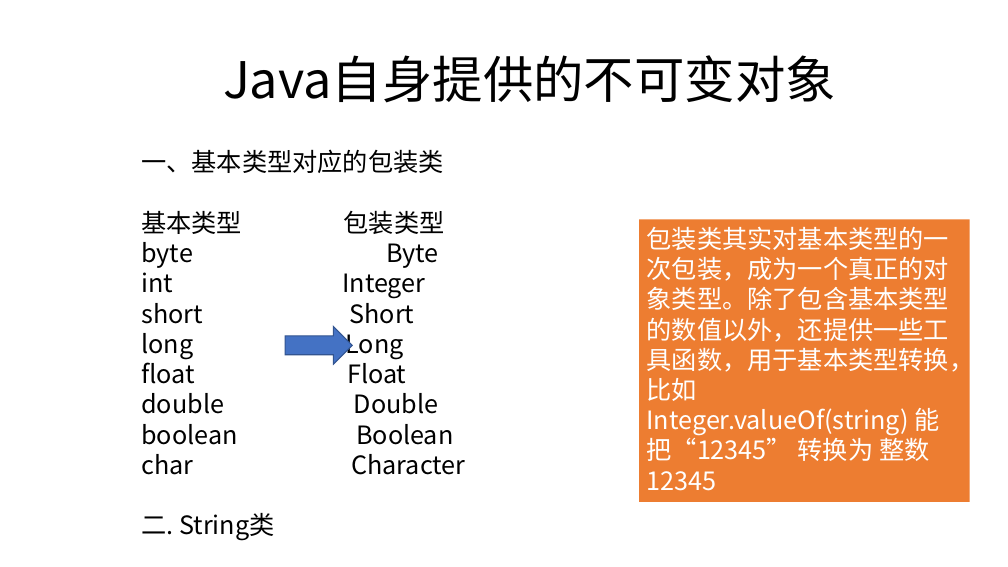
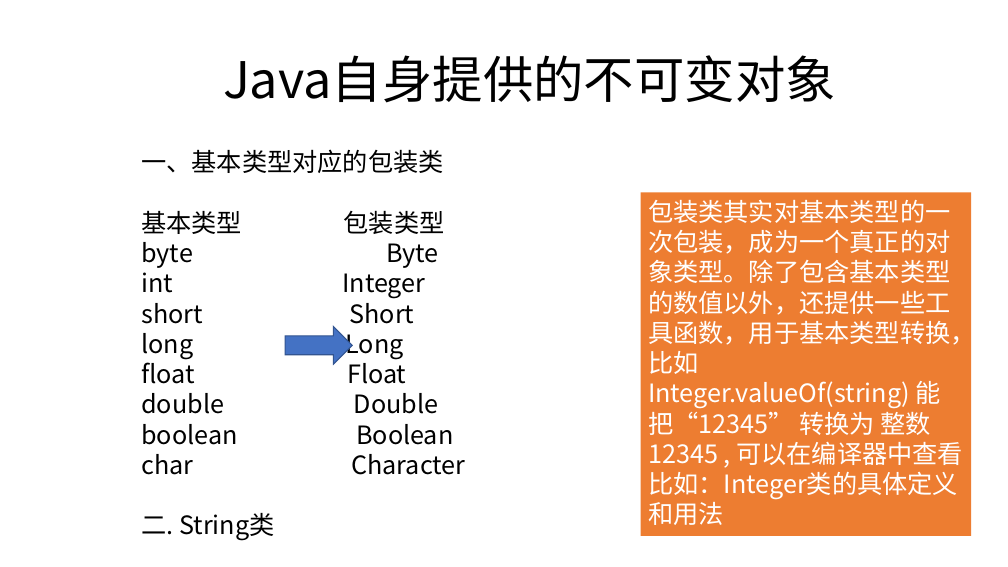
Before and after one commit to zjyesir/hmc_java_1, a slide deck: slide 21 of ppt/9. 对象和类基础.pptx. Drawn at 1008x567 pixels with LibreOffice and Linux fonts; fonts in the diff are those of the drawing; background and template pictures are left out. Boxes give left, top, right and bottom in pixels: in the first picture for what was removed or moved away, otherwise in the second. Text is boxed around its words. In the diff, an @@ line names an element or a change of style, - is before the commit and + after.

```diff
--- a/ppt/9. 对象和类基础.pptx
+++ b/ppt/9. 对象和类基础.pptx
@@ rectangle "包装类其实对基本类型的一次包装，成为一个真正的对象类型。除了包含基本类型的数值以外，还提供一些工具函数，用于基本类型转换 ...": place and size @@
-rectangle "包装类其实对基本类型的一次包装，成为一个真正的对象类型。除了包含基本类型的数值以外，还提供一些工具函数，用于基本类型转换 ..." at <box>639,219,969,502</box>
+rectangle "包装类其实对基本类型的一次包装，成为一个真正的对象类型。除了包含基本类型的数值以外，还提供一些工具函数，用于基本类型转换 ..." at <box>640,193,971,536</box>
@@ text in rectangle at <box>648,381,963,500</box>: text changed @@
-Integer.valueOf(string) 能把“12345” 转换为 整数12345
+Integer.valueOf(string) 能把“12345” 转换为 整数12345 , 可以在编译器中查看比如：Integer类的具体定义和用法
```
Also in this commit, not shown: 5 other files.
